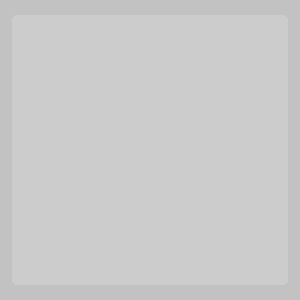
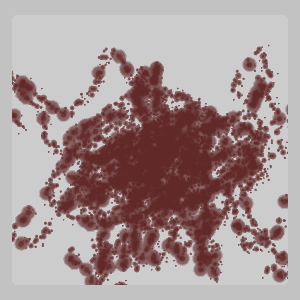
Layers edited between the first and the second (300, 300) image:
added layer "blood2" over <box>12,44,288,285</box>
